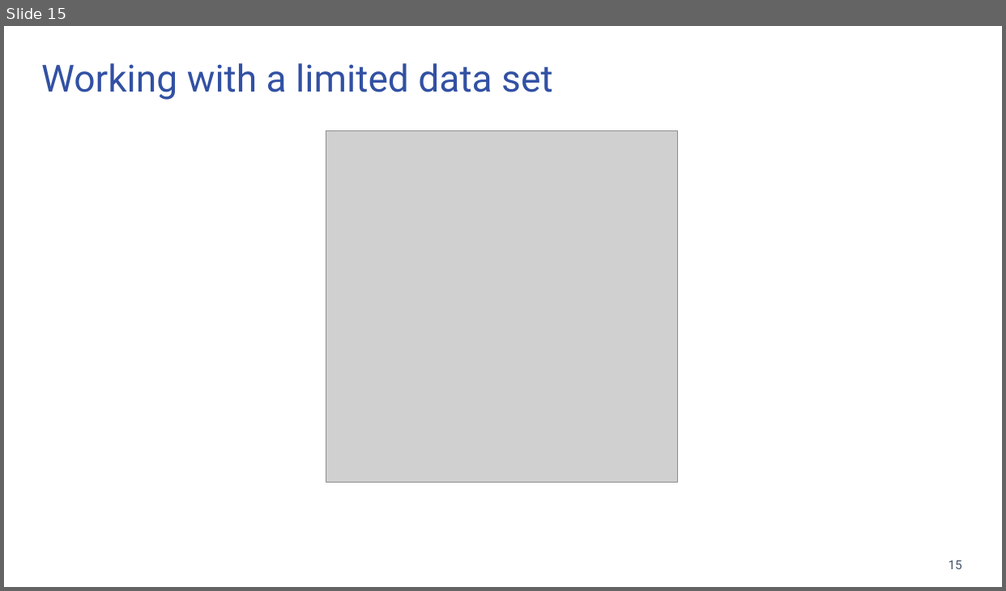
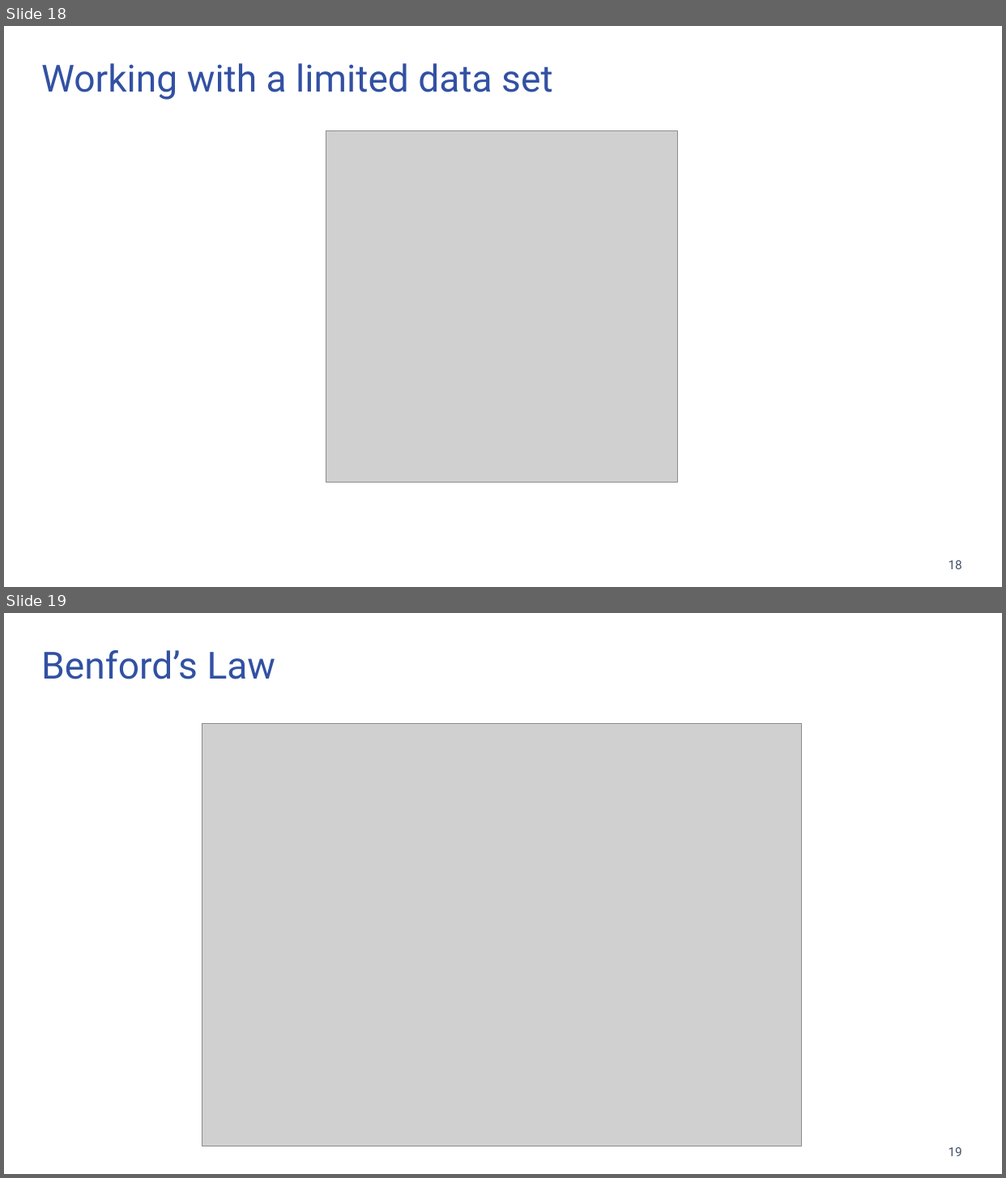
Before and after one commit to bnice5000/DoS_IMO_PRI_STATS_DEMO, a slide deck: Kosovo_Stats.pptx. Shown one above the other, each under a label of ours: slide 15 before the commit, slides 18 and 19 after it. The pictures are 1006x591 and 1006x1178 pixels, drawn with LibreOffice and Linux fonts; fonts in the diff are those of the drawing; grey boxes stand for pictures; background and template pictures are left out. Boxes give left, top, right and bottom in pixels: in the first picture for what was removed or moved away, otherwise in the second. Text is boxed around its words. In the diff, an @@ line names an element or a change of style, - is before the commit and + after.

```diff
--- a/Kosovo_Stats.pptx
+++ b/Kosovo_Stats.pptx
@@ slide 19 added at [4, 613, 1002, 1174], background #FFFFFF @@
@@ text added at [41, 650, 276, 679], 36 pt, text #3251A3 @@
+Benford’s Law
@@ picture added at [202, 723, 802, 1147] @@
@@ page number added at [948, 1148, 962, 1157], 12 pt, text #44546A @@
+19
@@ what was slide 15 is now slide 18 @@
@@ page number at [948, 561, 962, 570]: text changed @@
-15
+18
```
Also in this commit, not shown: 1 slide changed, 11 other slides added, 5 slides removed, 3 other files.
